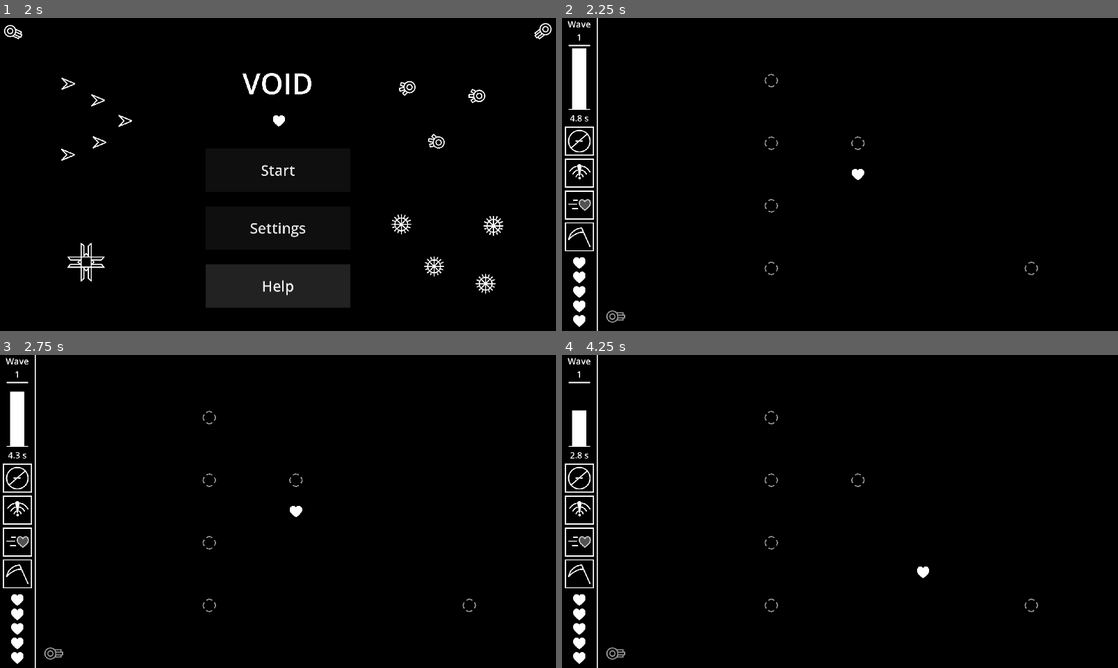
Above: before the commit, frames 1-4 (two rows, left to right).
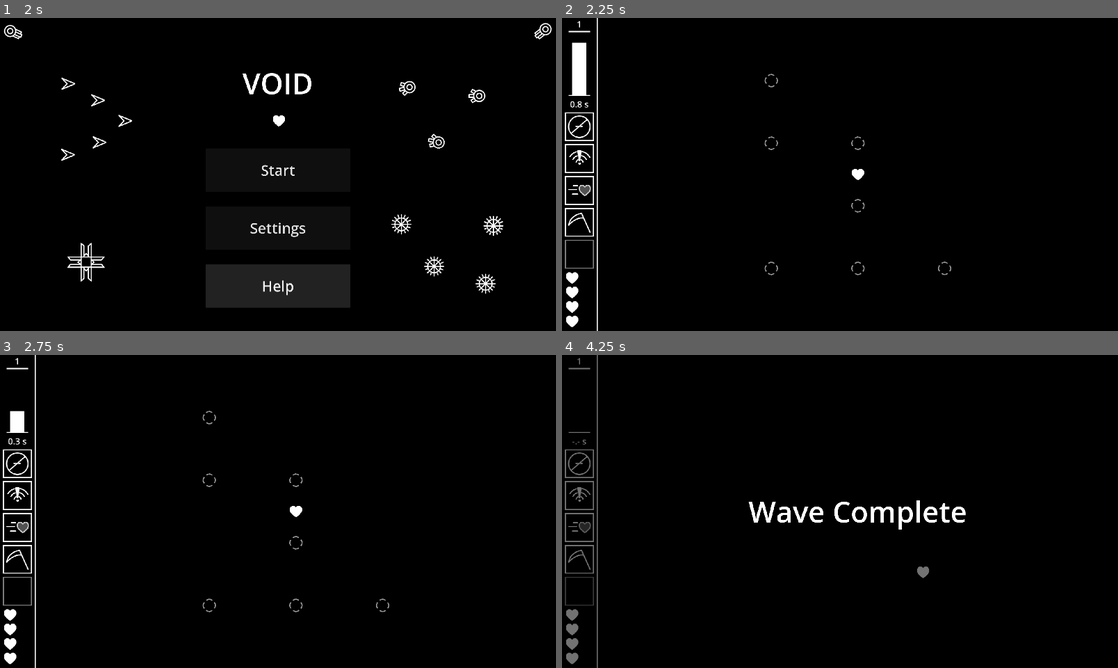
Above: after the commit, the same moments.

Repository: OrusLiOx/VOID
Game: Godot game, scene res://Scenes/main.tscn
The game is run twice, just before and just after one commit, with the same random seed, the same clock (stepped at 60 frames per second) and the same inputs.
Inputs:
- Up to frame 1 (2 s): click "Settings" at 0.5 s; click "Help" at 1.25 s
- Up to frame 2 (2.25 s): click "Start" at 2 s
- Up to frame 3 (2.75 s): no input
- Up to frame 4 (4.25 s): hold D (Right) 2.78-3.53 s; tap F (Item) at 2.85, 3.6 s; hold S (Down) from 3.53 s (still down)

Frame 1 is identical in both runs. In frame 2, 1.8% of the frame differs, in the area x 0-86%, y 0-99%; in frame 3, 1.9%; in frame 4, 3.4%, in the area x 0-86%, y 0-100%.

Commit message:
implemented perks except for temporary

Diff:
--- a/Godot/Globals/Globals.gd
+++ b/Godot/Globals/Globals.gd
@@ -4,6 +4,7 @@
 var normalColor
 var player
 var holdProj
+var holdEnemies
 var enemyPause = true
 
 var lives = 1
@@ -40,3 +41,16 @@
 	color.b = c1.b*weight + c2.b*(1-weight)
 	color.a = c1.a*weight + c2.a*(1-weight)
 	return color
+
+func get_upgrade_value(upgrade):
+	if upgrades == null:
+		return 0
+	if has_upgrade(upgrade):
+		return upgrades.get_value(upgrade)
+	else:
+		return 0
+
+func has_upgrade(upgrade):
+	if upgrades == null:
+		return false
+	return upgrades.have.has(upgrade)
--- a/Godot/Scenes/Player/Scripts/player.gd
+++ b/Godot/Scenes/Player/Scripts/player.gd
@@ -1,6 +1,7 @@
 extends CharacterBody2D
 
 var speed = 300.0
+var speedMult = 1
 var iframes = 0
 var inv = false
 var invTimer:Timer
@@ -62,22 +63,25 @@
 	canAbility = false
 
 func reset():
-	position.x = (124+1920)/2
-	position.y = (0+1080)/2
+	position.x = (124+1920)/2.0
+	position.y = (0+1080)/2.0
+
+	reset_cooldowns()
+
+	speed = 300.0
+	speedMult = 1
+	iframes = 0
+	inv = false
+	hpMax = 4
+	heal()
+	healthBar.size.y = 42.0*hp/hpMax
+	visible = true
+
+func reset_cooldowns():
 	for i in 4:
 		charges[i] = a[i]["charges"]
 		cd[i].stop()
 		cd[i].start(.001)
-
-	speed = 300.0
-	iframes = 0
-	inv = false
-	hp = 5
-	hpMax = 5
-
-	emit_signal("update_health", hp, hpMax)
-	healthBar.size.y = 42*hp/hpMax
-	visible = true
 
 func heal(amount = hpMax):
 	hp = min(hpMax, hp+amount)
@@ -99,7 +103,7 @@
 
 func _physics_process(_delta):
 	# Move
-	velocity = Input.get_vector("Left","Right","Up","Down")*speed
+	velocity = Input.get_vector("Left","Right","Up","Down")*(speed+Globals.get_upgrade_value("speed"))*speedMult
 
 	move_and_slide()
 
@@ -114,7 +118,7 @@
 		return
 	hp = max(0, hp-damage)
 	healthBar.size.y = 42*hp/hpMax
-	iframes = .5 + Globals.upgrades.have["iframes"]
+	iframes = .5 + Globals.get_upgrade_value("iframes")
 	if hp <=0:
 		die()
 	emit_signal("update_health", hp, hpMax)
@@ -133,13 +137,20 @@
 	for i in 4:
 		if Input.is_action_just_pressed("Ability"+str(i)):
 			cast_ability(i)
+	if Input.is_action_just_pressed("Item"):
+		cast_ability(4)
 
 func cast_ability(ability):
-	if charges[ability] <= 0 or !canAbility:
+	if !canAbility:
+		return
+	if ability == 4:
+		Globals.upgrades.use_item()
+		return
+	if charges[ability] <= 0:
 		return
 	charges[ability] -= 1
 	if cd[ability].is_stopped():
-		cd[ability].start(a[ability]["cooldown"])
+		cd[ability].start(a[ability]["cooldown"]+Globals.get_upgrade_value("a"+str(ability+1)+" cd"))
 	match ability:
 		0:
 			cast0()
@@ -162,26 +173,26 @@
 	var cast = zone.instantiate()
 	holdAbilities.add_child(cast)
 	cast.global_position = global_position
-	cast.set_stuff(a[0]["range"], a[0]["duration"], "antiproj")
+	cast.set_stuff(a[0]["range"]+Globals.get_upgrade_value("a1 range"), a[0]["duration"]+Globals.get_upgrade_value("a1 dur"), "antiproj")
 	pass
 
 func cast1():
 	var cast = zone.instantiate()
 	holdAbilities.add_child(cast)
 	cast.global_position = global_position
-	cast.set_stuff(a[1]["range"], a[1]["duration"], "jam", a[1]["effectDuration"])
+	cast.set_stuff(a[1]["range"]+Globals.get_upgrade_value("a2 range"), a[1]["duration"]+Globals.get_upgrade_value("a2 dur"), "jam", a[1]["effectDuration"])
 	pass
 
 func cast2():
 	modulate.a = .6
-	speed *= a[2]["speedup"]
+	speedMult = a[2]["speedup"]+Globals.get_upgrade_value("a3 speedup")
 	invTimer.stop()
-	invTimer.start(a[2]["duration"])
+	invTimer.start(a[2]["duration"]+Globals.get_upgrade_value("a3 dur"))
 	pass
 
 func _on_invincibility_timeout():
 	modulate.a = 1
-	speed /= a[2]["speedup"]
+	speedMult = 1
 	invTimer.stop()
 
 	pass # Replace with function body.
@@ -190,7 +201,7 @@
 	var cast = zone.instantiate()
 	holdAbilities.add_child(cast)
 	cast.global_position = global_position
-	cast.set_stuff(a[3]["range"], a[3]["duration"], "kill")
+	cast.set_stuff(a[3]["range"]+Globals.get_upgrade_value("a4 range"), a[3]["duration"]+Globals.get_upgrade_value("a4 dur"), "kill")
 	pass
 
 func pause_cooldowns():
--- a/Godot/Scenes/Player/ability_visual.tscn
+++ b/Godot/Scenes/Player/ability_visual.tscn
@@ -20,9 +20,11 @@
 color = Color(1, 1, 1, 0.415686)
 
 [node name="Charges" type="Label" parent="."]
-offset_left = 7.0
-offset_top = 8.0
-offset_right = 50.0
-offset_bottom = 50.0
+offset_left = -46.0
+offset_top = 4.0
+offset_right = 46.0
+offset_bottom = 46.0
 theme_override_font_sizes/font_size = 30
+text = "1"
 horizontal_alignment = 2
+vertical_alignment = 2
--- a/Godot/Scenes/Scripts/game.gd
+++ b/Godot/Scenes/Scripts/game.gd
@@ -24,6 +24,7 @@
 # Called when the node enters the scene tree for the first time.
 func _ready():
 	Globals.holdProj = $holdProjectiles
+	Globals.holdEnemies = $holdEnemies
 	holdEnemies = $holdEnemies
 	waveTimer =$WaveTimer
 	waveTimerBar = $Hud/Wave/TimeBar/Bar
@@ -90,10 +91,10 @@
 	for child in holdEnemies.get_children():
 		child.queue_free()
 	wave = 0
-	waveLength = 10
-	waveWait = 5
+	waveLength = 1
+	waveWait = 1
 	waveWeight = 14
-	enemyTypes = 3
+	enemyTypes = 1
 	start_wave()
 
 func stop():
@@ -135,7 +136,7 @@
 	var fill = load("res://Sprites/Player/PlayerFill.png")
 	var healthBase = $Hud/Health
 	for c in 2:
-		for r in 5:
+		for r in 4:
 			var child = Sprite2D.new()
 			child.texture = border
 			var fillChild = Sprite2D.new()
@@ -159,7 +160,7 @@
 
 	for i in maxhp:
 		healthSprites[i].visible = true
-	for i in range(maxhp, 10):
+	for i in range(maxhp, 8):
 		healthSprites[i].visible = false
 
 	if cur == 0:
@@ -193,7 +194,7 @@
 	Globals.player.continue_cooldowns()
 	gameState = "start wave"
 	wave += 1
-	$Hud/Wave/Label.text = "Wave\n"+str(wave)
+	$Hud/Wave/Label.text = str(wave)
 	reset_spawns()
 	spawn_wave()
 	waveTimer.start(waveWait)
--- a/Godot/Scenes/Scripts/help.gd
+++ b/Godot/Scenes/Scripts/help.gd
@@ -13,19 +13,19 @@
 	}
 	var y = 0
 	var theme = load("res://Themes/MenuButton.tres")
-
-	for name in list.keys():
-		var child = Button.new()
+	var child
+	for key in list.keys():
+		child = Button.new()
 		$Buttons.add_child(child)
 		child.size = Vector2(500,150)
 		child.position = Vector2(0,y)
 		y+=150
-		child.text = name
-		child.button_down.connect(load_menu.bind(list[name]))
+		child.text = key
+		child.button_down.connect(load_menu.bind(list[key]))
 		child.theme = theme
-		list[name].visible = false
+		list[key].visible = false
 
-	var child = Button.new()
+	child = Button.new()
 	$Buttons.add_child(child)
 	child.size = Vector2(500,150)
 	child.position = Vector2(0,y)
--- a/Godot/Scenes/Scripts/main.gd
+++ b/Godot/Scenes/Scripts/main.gd
@@ -18,7 +18,7 @@
 
 
 # Called every frame. 'delta' is the elapsed time since the previous frame.
-func _process(delta):
+func _process(_delta):
 	if queueUnpause == 0:
 		queueUnpause = 1
 	elif queueUnpause == 1:
--- a/Godot/Scenes/Scripts/title.gd
+++ b/Godot/Scenes/Scripts/title.gd
@@ -2,26 +2,13 @@
 
 signal button(type)
 
-# Called when the node enters the scene tree for the first time.
-func _ready():
-	pass # Replace with function body.
-
-
-# Called every frame. 'delta' is the elapsed time since the previous frame.
-func _process(delta):
-	pass
-
-
 func _on_start_button_down():
 	emit_signal("button","start")
-	pass # Replace with function body.
 
 
 func _on_settings_button_down():
 	emit_signal("button","settings")
-	pass # Replace with function body.
 
 
 func _on_help_button_down():
 	emit_signal("button","help")
-	pass # Replace with function body.
--- a/Godot/Scenes/Scripts/upgrades.gd
+++ b/Godot/Scenes/Scripts/upgrades.gd
@@ -1,4 +1,5 @@
 extends Node2D
+@export var itemDisplay:Node2D
 
 var available: Array
 var have : Dictionary
@@ -11,8 +12,12 @@
 var take
 var scaling : Dictionary
 
+var baseItemUses
+var baseTempDur
+
 signal done()
 
+# SETUP
 func _ready():
 	choicesButtons = $UpgradeChoiceDisplay/Buttons
 	choiceLabel = $UpgradeChoiceDisplay/Label2
@@ -21,6 +26,20 @@
 		child.button_down.connect(take_upgrade.bind(i))
 		i+=1
 
+	baseItemUses = {
+		"heal":1,
+		"jam":3,
+		"proj":3,
+		"cd":3
+	}
+	baseTempDur = {
+		"temp shield": 3,
+		"temp short wave": 3,
+		"temp range": 3,
+		"temp dur": 3,
+		"temp cd": 3
+	}
+
 	scaling["iframes"] = .25
 	scaling["speed"] = 50
 	scaling["a3 speedup"] = .2
@@ -34,75 +53,98 @@
 	scaling["a2 range"] = 50
 	scaling["a4 range"] = 50
 
-	scaling["a1 cd"] = .5
-	scaling["a2 cd"] = .5
-	scaling["a3 cd"] = .5
-	scaling["a4 cd"] = 5
+	scaling["a1 cd"] = -.5
+	scaling["a2 cd"] = -.5
+	scaling["a3 cd"] = -.5
+	scaling["a4 cd"] = -5
 
 func reset():
+	itemDisplay.modulate = Color(.5,.5,.5)
+	itemDisplay.get_child(0).modulate.a = 0
+	itemDisplay.get_child(1).text = ""
+	item = ""
+
 	temp.clear()
 	have.clear()
 	available.clear()
 
+	#reset_general()
+	#reset_abilities()
+	#reset_items()
+	reset_temps()
+
+func reset_general():
+	have["health"] = 0
+	have["iframes"] = 0
+	have["speed"] = 0
+
+	available.push_back("pick 3")
+	available.push_back("heal")
+
+	available.push_back("health")
+
+	available.push_back("speed")
+	available.push_back("iframes")
+
+func reset_abilities():
+	have["a4 charge"] = 1
+
+	have["a1 cd"] = 0
+	have["a2 cd"] = 0
+	have["a3 cd"] = 0
+	have["a4 cd"] = 0
+
+
+	have["a1 range"] = 0
+	have["a2 range"] = 0
+	have["a4 range"] = 0
+
+	have["a3 dur"] = 0
+	have["a3 speedup"] = 0
+
+	#available.push_back("a4 charge")
+
+	#available.push_back("a1 linger")
+	#available.push_back("a2 linger")
+#
+	#available.push_back("a3 proj")
+	#available.push_back("a3 jam")
+
+	available.push_back("a1 cd")
+	available.push_back("a2 cd")
+	available.push_back("a3 cd")
+	available.push_back("a4 cd")
+
+	available.push_back("a1 range")
+	available.push_back("a2 range")
+	available.push_back("a4 range")
+
+	available.push_back("a3 dur")
+	available.push_back("a3 speedup")
+
+func reset_items():
 	item = ""
 	itemUses = 0
-
-	#have["temp dur"] = 1
-	have["item uses"] = 1
-
-	available.push_back("a4 charge")
-	have["a4 charge"] = 1
-
-	available.push_back("a1 linger")
-	available.push_back("a2 linger")
-
-	available.push_back("a3 proj")
-	available.push_back("a3 jam")
-
-	for i in 5:
-		available.push_back("a1 cd")
-		available.push_back("a2 cd")
-		available.push_back("a3 cd")
-		available.push_back("a4 cd")
-		have["a1 cd"] = 0
-		have["a2 cd"] = 0
-		have["a3 cd"] = 0
-		have["a4 cd"] = 0
-
-		available.push_back("a1 range")
-		available.push_back("a2 range")
-		available.push_back("a4 range")
-		have["a1 range"] = 0
-		have["a2 range"] = 0
-		have["a4 range"] = 0
-
-		available.push_back("a3 dur")
-		have["a3 dur"] = 0
-		available.push_back("a3 speedup")
-		have["a3 speedup"] = 0
-
-		available.push_back("speed")
-		have["speed"] = 0
-		available.push_back("iframes")
-		have["iframes"] = 0
-		available.push_back("item uses")
-		#available.push_back("temp dur")
-		available.push_back("health")
-		have["health"] = 0
-
-	available.push_back("heal")
+	have["item uses"] = 0
 	available.push_back("item proj")
 	available.push_back("item jam")
 	available.push_back("item cd")
 	available.push_back("item heal")
 
-	available.push_back("pick 3")
-	#available.push_back("temp shield")
-	#available.push_back("temp short wave")
-	#available.push_back("temp range")
-	#available.push_back("temp dur")
-	#available.push_back("temp cd")
-
+	available.push_back("item uses")
+
+func reset_temps():
+	have["temp dur"] = 0
+	available.push_back("temp shield")
+	available.push_back("temp short wave")
+	available.push_back("temp range")
+	available.push_back("temp dur")
+	available.push_back("temp cd")
+
+	available.push_back("temp dur")
+
+# UPGRADE SELECTION
+# call at the end of waves to start upgrade selection
 func start_upgrade_select():
 	visible = true
 	take = 1
@@ -112,6 +154,7 @@
 
 	upgrade_select()
 
+# creates selection for one round of upgrade choices
 func upgrade_select():
 	if take == 0:
 		visible = false
@@ -128,9 +171,9 @@
 	for j in 3:
 		set_upgrade_display(children[j], choices[j])
 
+# returns array of num unique upgrades
 func pick_rand(num = 3):
 	var arr:Array = []
-
 	while arr.size()<num:
 		var pick = available.pick_random()
 		if arr.find(pick) == -1:
@@ -138,9 +181,10 @@
 
 	return arr
 
+# sets given upgrade display to given upgrade info
 func set_upgrade_display(obj, upgrade):
-	var title
-	var desc
+	var title:String
+	var desc:String
 
 	if upgrade.contains("temp") and upgrade != "temp dur":
 		title = "Temporary:\n"
@@ -157,7 +201,6 @@
 					title += "Reduce Cooldown +" +str(have[upgrade]+1)
 					desc = get_scaling_upgrade_desc(upgrade, Globals.player.a[i-1]["cooldown"], "Reduce the cooldown of Ability "+str(i)+" by ","s")
 				elif upgrade.contains("range"):
-					var quantity = have[upgrade]
 					title += "Range +" +str(have[upgrade]+1)
 					desc = get_scaling_upgrade_desc(upgrade, Globals.player.a[i-1]["range"], "Increase the range of Ability "+str(i)+" by "," units")
 				elif upgrade.contains("dur"):
@@ -178,7 +221,7 @@
 			desc = "When the effect of Ability 3 ends, enemies within 300 units of you will be jammed for 3 seconds"
 
 		"a3 speedup":
-			title = "Speed Boost +" + str(have["speed"]+1)
+			title += "Speed Boost +" + str(have["speed"]+1)
 			desc = get_scaling_upgrade_desc(upgrade, Globals.player.a[2]["speedup"], "Increase speed boost gained from Ability 3 by ","")
 
 		"speed":
@@ -188,13 +231,13 @@
 			title = "Invincibility Frames +" + str(have["iframes"]+1)
 			desc = get_scaling_upgrade_desc(upgrade, .5, "Increases how long you are invincible after getting hit by ","s")
 		"item uses":
-			title = "Item Uses  +" + str(itemUses)
-			desc = get_scaling_upgrade_desc(upgrade, 1, "Increase how mnay times you can use items by ","")
+			title = "Item Uses +" + str(have["item uses"]+1)
+			desc = get_scaling_upgrade_desc(upgrade, 0, "Increase how many times you can use items by ","")
 		"temp dur":
 			title = "Temporary Effect Duration  +" + str(have["temp dur"]+1)
-			desc = get_scaling_upgrade_desc(upgrade, 1, "Increases how many waves temporary effects last for by "," waves")
+			desc = get_scaling_upgrade_desc(upgrade, 0, "Increases the duration of temporary effects by "," wave")
 		"health":
-			title = "Health  +" + str(have["health"]+1)
+			title = "Health +" + str(have["health"]+1)
 			desc = get_scaling_upgrade_desc(upgrade, 5, "Increases maximum health by ","")
 		"heal":
 			title = "Heal"
@@ -210,11 +253,11 @@
 			title += "Ability Refresh"
 			desc = "Resets cooldown on all abilities upon use\n\n"
 		"item heal":
-			title += "Jam"
+			title += "Heal"
 			desc = "Heals 3 health on use\n\n"
 
 		"pick 3":
-			title+="Pick 3 Next Wave"
+			title += "Pick 3 Next Wave"
 			desc = "At the end of the next wave, you get 3 perks instead of 1\n\n"
 		"temp shield":
 			title+="Shield"
@@ -230,14 +273,12 @@
 			desc = "Reduces the cooldown of all abilities by 1s\n\n"
 
 	if upgrade.contains("temp") and upgrade != "temp dur":
-		desc += "This perk will last for " + str(have["temp dur"]) + " waves\n\n"
+		desc += "This perk will last for " + str(baseTempDur[upgrade] +have["temp dur"]) + " waves\n\n"
 
 	elif upgrade.contains("item") and upgrade != "item uses":
-		desc += "This item can be used " + str(have["item uses"]) + " times\n\n"
+		desc += "This item can be used " + str(baseItemUses[upgrade.substr(5)]+have["item uses"]) + " times\n\n"
 		if item != "":
 			desc +="This will replace your current item\n"
-			desc+="Current Item: " + item
-			desc+="\nUses Left: " + str(itemUses)
 
 	for child in obj.get_children():
 		if child.name == "Name":
@@ -245,53 +286,123 @@
 		elif child.name == "Description":
 			child.text = desc
 
-func get_scaling_upgrade_desc(upgrade, baseValue = 0, startText ="", unit = ""):
+# generates description for upgrades which scale based on how many times it was picked up
+func get_scaling_upgrade_desc(upgrade, baseValue = 0.0, startText ="", unit = ""):
 	var s
-	if !scaling.has(upgrade):
+	if scaling.has(upgrade):
+		s = scaling[upgrade]
+	else:
 		s = 1
-	else:
-		s = scaling[upgrade]
 
 	var desc = ""
 	var quantity = baseValue + s*have[upgrade]
 
-	desc = startText + str(s) + unit + "\n\n"
+	if startText !="":
+		desc = startText + str(abs(s)) + unit
+	desc+= "\n\n"
 
 	if upgrade == "a3 speedup":
 		desc += "Current: x" + str(quantity) + unit+"\n"
 		desc += "New: x" + str(quantity+s) + unit
+	elif upgrade == "item uses" :
+		desc += "Current: +" + str(quantity) + unit+"\n"
+		desc += "New: +" + str(quantity+s) + unit
+	elif upgrade == "temp dur":
+		if quantity == 1:
+			desc += "Current: +" + str(quantity) + unit+"\n"
+		else:
+			desc += "Current: +" + str(quantity) + unit+"s\n"
+		desc += "New: +" + str(quantity+s) + unit+"s"
 	else:
 		desc += "Current: " + str(quantity) + unit+"\n"
 		desc += "New: " + str(quantity+s) + unit
 
 	return desc
-	pass
-
+
+# modifies nessecary values upon selecting an upgrade
 func take_upgrade(upgrade):
 	take -=1
 	upgrade = choices[upgrade]
-	if upgrade.find("temp")!=-1 and upgrade != "temp dur":
-		if temp.keys().find(upgrade) != -1:
-			temp[upgrade] += have["temp dur"]
-		else:
-			temp[upgrade] = have["temp dur"]
-
-	elif upgrade.find("item")!=-1 and upgrade != "item uses":
-		item = upgrade
-		itemUses = have["item uses"]
-	else:
-		if temp.keys().find(upgrade) != -1:
-			have[upgrade] += 1
-		else:
-			have[upgrade] = 1
+	match upgrade:
+		"heal":
+			Globals.player.heal()
+		"health":
+			Globals.player.hpMax +=1
+			Globals.player.heal(1)
+			if Globals.player.hpMax == 8:
+				available.remove_at(available.find(upgrade))
+		_:
+			if upgrade.find("temp")!=-1 and upgrade != "temp dur":
+				temp[upgrade] = baseTempDur[upgrade]+have["temp dur"]
+			elif upgrade.find("item")!=-1 and upgrade != "item uses":
+				item = upgrade.substr(5)
+				itemUses = baseItemUses[item]+ have["item uses"]
+				itemDisplay.modulate = Color.WHITE
+				itemDisplay.get_child(1).text = str(itemUses)
+				itemDisplay.get_child(0).modulate.a =1
+				match item:
+					"heal":
+						itemDisplay.get_child(0).texture = load("res://Sprites/Player/PlayerFill.png")
+					"proj":
+						itemDisplay.get_child(0).texture = load("res://Sprites/Player/ability1.png")
+					"jam":
+						itemDisplay.get_child(0).texture = load("res://Sprites/Player/ability2.png")
+					"cd":
+						itemDisplay.get_child(0).texture = load("res://Sprites/Player/cooldown.png")
+
+			else:
+				if have.has(upgrade):
+					have[upgrade] += 1
+				else:
+					have[upgrade] = 1
+				if upgrade == "item uses" and item !="":
+					itemUses += 1
+					itemDisplay.get_child(1).text = str(itemUses)
 
 	upgrade_select()
 
+# USE ITEM
+func use_item():
+	itemUses -= 1
+	itemDisplay.get_child(1).text = str(itemUses)
+
+	match item:
+		"heal":
+			Globals.player.heal(3)
+		"proj":
+			for child in Globals.holdProj.get_children():
+				if child.is_in_group("Projectile"):
+					child.queue_free()
+				else:
+					for c in child.get_children():
+						c.queue_free()
+		"jam":
+			for child in Globals.holdEnemies.get_children():
+				for obj in child.get_children():
+					if obj.is_in_group("Jammable"):
+						obj.jam(self, 3)
+		"cd":
+			Globals.player.reset_cooldowns()
+
+	if itemUses <= 0:
+		itemDisplay.modulate = Color(.5,.5,.5)
+		itemDisplay.get_child(0).modulate.a = 0
+		itemDisplay.get_child(1).text = ""
+		item = ""
+
+# MISC
 func print_upgrades():
 	print("{")
+	print("\titem: " + item)
+	print("\titem uses left: " , itemUses)
 	for key in have.keys():
 		print("\t" + key + ": " + str(have[key]))
 	print()
 	for key in temp.keys():
 		print("\t" + key + ": " + str(temp[key]))
 	print("}")
+
+func get_value(upgrade):
+	if have.has(upgrade):
+		return have[upgrade]*scaling[upgrade]
+	return 0
--- a/Godot/Scenes/game.tscn
+++ b/Godot/Scenes/game.tscn
@@ -1,9 +1,10 @@
-[gd_scene load_steps=9 format=3 uid="uid://cglbpyq6fsq81"]
+[gd_scene load_steps=10 format=3 uid="uid://cglbpyq6fsq81"]
 
 [ext_resource type="PackedScene" uid="uid://dnaqej8yhbeu8" path="res://Scenes/Player/player.tscn" id="1_cp43h"]
 [ext_resource type="Script" path="res://Scenes/Scripts/game.gd" id="1_dbkqe"]
 [ext_resource type="PackedScene" uid="uid://c7umn3wpd4dbn" path="res://Scenes/Player/ability_visual.tscn" id="2_y0ouu"]
 [ext_resource type="PackedScene" uid="uid://brxi1n0ij6ls2" path="res://Scenes/upgrades.tscn" id="4_icubv"]
+[ext_resource type="Texture2D" uid="uid://tkniconet2pk" path="res://Sprites/Player/abilityBase.png" id="4_v24ak"]
 
 [sub_resource type="RectangleShape2D" id="RectangleShape2D_npagf"]
 size = Vector2(2997, 1909)
@@ -77,7 +78,7 @@
 color = Color(0, 0, 0, 1)
 
 [node name="Abilities" type="Node2D" parent="Hud"]
-position = Vector2(60, 425)
+position = Vector2(60, 375)
 
 [node name="AbilityVisual" parent="Hud/Abilities" instance=ExtResource("2_y0ouu")]
 
@@ -93,18 +94,33 @@
 position = Vector2(0, 330)
 ability = 3
 
+[node name="Item" type="Sprite2D" parent="Hud/Abilities"]
+modulate = Color(1, 1, 1, 0.501961)
+position = Vector2(0, 440)
+texture = ExtResource("4_v24ak")
+
+[node name="Item" type="Sprite2D" parent="Hud/Abilities/Item"]
+
+[node name="Label" type="Label" parent="Hud/Abilities/Item"]
+offset_left = -46.0
+offset_top = -4.0
+offset_right = 46.0
+offset_bottom = 46.0
+theme_override_font_sizes/font_size = 30
+horizontal_alignment = 2
+vertical_alignment = 2
+
 [node name="Wave" type="Node2D" parent="Hud"]
 
 [node name="Label" type="Label" parent="Hud/Wave"]
 offset_right = 120.0
 offset_bottom = 75.0
 theme_override_font_sizes/font_size = 30
-text = "Wave
-0"
+text = "0"
 horizontal_alignment = 1
 
 [node name="TimeBar" type="Node2D" parent="Hud/Wave"]
-position = Vector2(22.5, 93)
+position = Vector2(22.5, 45)
 
 [node name="Top" type="ColorRect" parent="Hud/Wave/TimeBar"]
 offset_right = 75.0
@@ -134,7 +150,7 @@
 rotation = 3.14159
 
 [node name="Health" type="Node2D" parent="Hud"]
-position = Vector2(60, 1045)
+position = Vector2(35, 1047)
 
 [node name="ColorRect" type="ColorRect" parent="Hud"]
 offset_left = 120.0
@@ -164,9 +180,11 @@
 horizontal_alignment = 1
 vertical_alignment = 1
 
-[node name="Upgrades" parent="." instance=ExtResource("4_icubv")]
+[node name="Upgrades" parent="." node_paths=PackedStringArray("itemDisplay") instance=ExtResource("4_icubv")]
+visible = false
 z_index = 10
 position = Vector2(71, 9)
+itemDisplay = NodePath("../Hud/Abilities/Item")
 
 [connection signal="area_exited" from="validZone" to="." method="_on_valid_zone_area_exited"]
 [connection signal="update_health" from="Player" to="." method="_on_player_update_health"]
--- a/Godot/Scenes/upgrade_choice.tscn
+++ b/Godot/Scenes/upgrade_choice.tscn
@@ -12,6 +12,7 @@
 texture = ExtResource("1_n4nl6")
 
 [node name="Name" type="Label" parent="."]
+layout_mode = 0
 offset_left = 4.0
 offset_top = 5.0
 offset_right = 380.0
@@ -20,9 +21,11 @@
 text = "Pick 3 Next Wave
 "
 horizontal_alignment = 1
+vertical_alignment = 1
 autowrap_mode = 2
 
 [node name="Description" type="Label" parent="."]
+layout_mode = 0
 offset_left = 22.0
 offset_top = 223.0
 offset_right = 351.0
--- a/Godot/Scenes/upgrades.tscn
+++ b/Godot/Scenes/upgrades.tscn
@@ -5,6 +5,13 @@
 
 [node name="Upgrades" type="Node2D"]
 script = ExtResource("1_v3jvh")
+
+[node name="ColorRect" type="ColorRect" parent="."]
+offset_left = -79.0
+offset_top = -51.0
+offset_right = 2080.0
+offset_bottom = 1263.0
+color = Color(0, 0, 0, 0.552941)
 
 [node name="UpgradeChoiceDisplay" type="Node2D" parent="."]
 
Binary file added: Godot/Sprites/Player/cooldown.png
Not shown, added: Godot/Sprites/Player/cooldown.png.import
Not shown, changed: Art/entities.mdp
Not shown, added: Godot/Scenes/mai738E.tmp
Not shown, added: Godot/Scenes/mai9114.tmp
